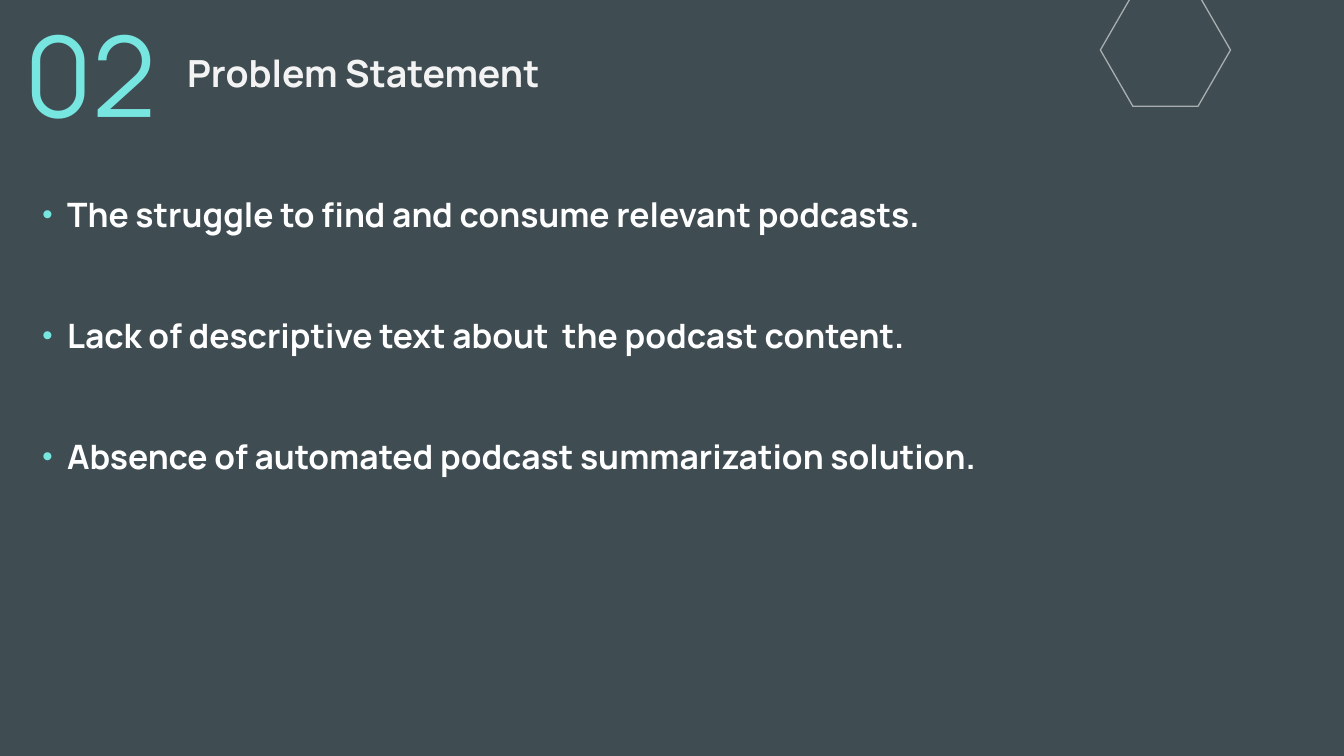
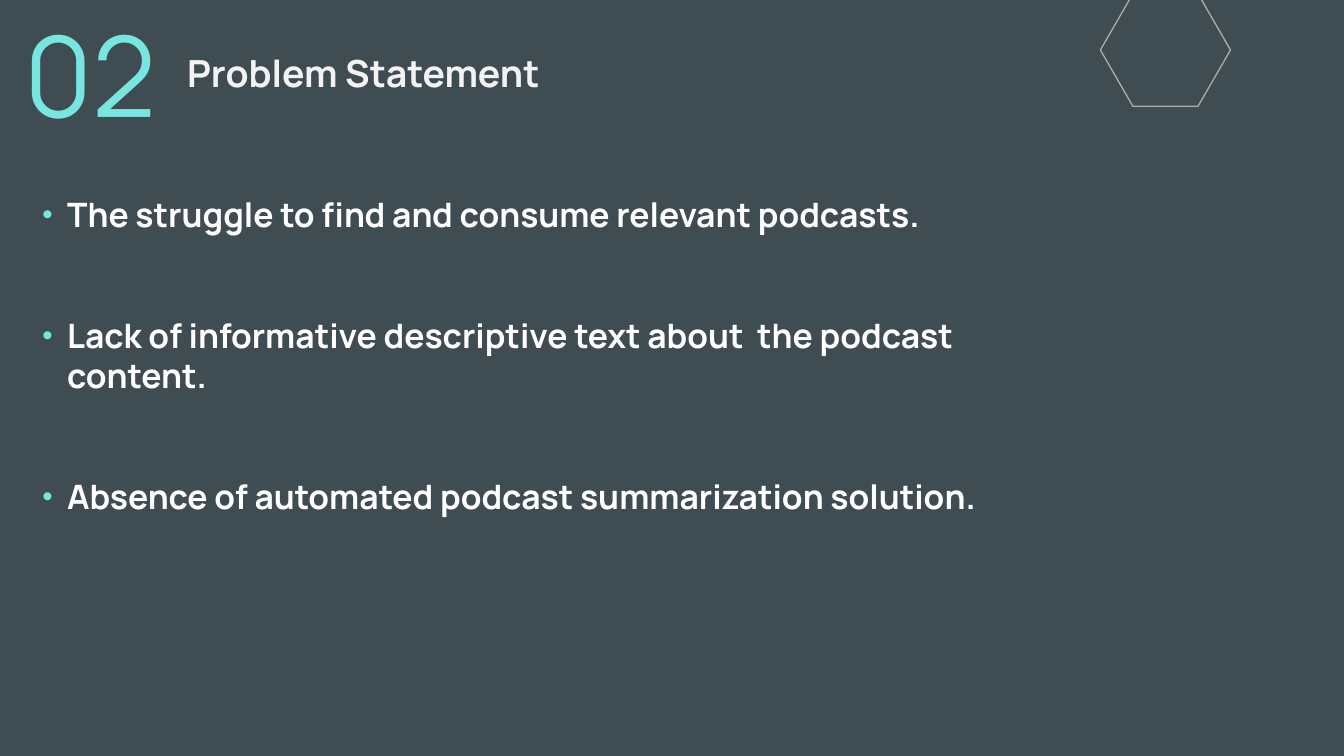
Before and after one commit to Voeii/Podcast-Sum, a slide deck: slide 3 of Prez.pptx. Drawn at 1344x756 pixels with LibreOffice and Linux fonts; fonts in the diff are those of the drawing. Boxes give left, top, right and bottom in pixels: in the first picture for what was removed or moved away, otherwise in the second. Text is boxed around its words. In the diff, an @@ line names an element or a change of style, - is before the commit and + after.

```diff
--- a/Prez.pptx
+++ b/Prez.pptx
@@ subtitle at bbox=[67, 323, 953, 389]: text changed @@
-• Lack of descriptive text about the podcast content.
+• Lack of informative descriptive text about the podcast content.
```
Also in this commit, not shown: 12 other slides changed, 8 slides added, 1 slide removed.
